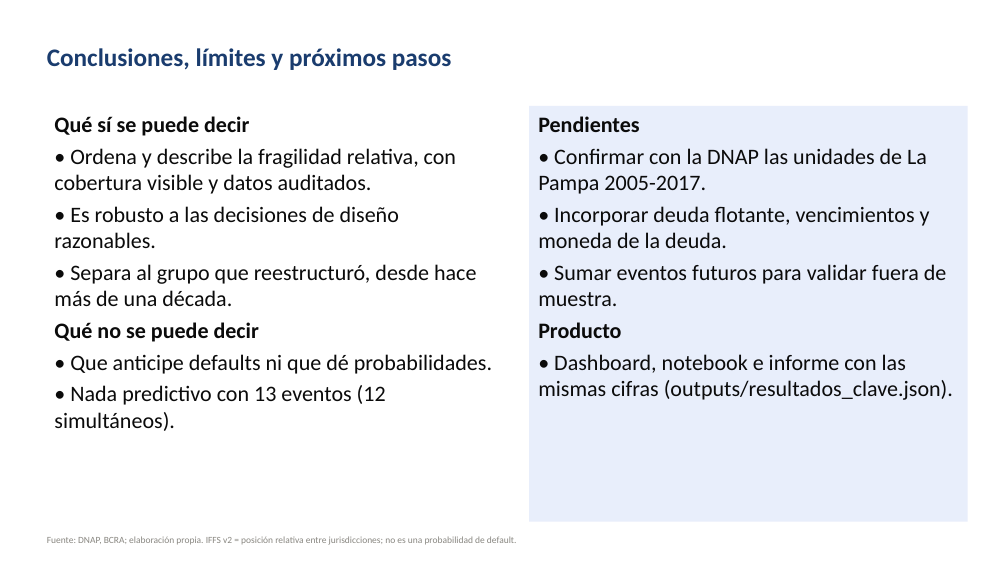
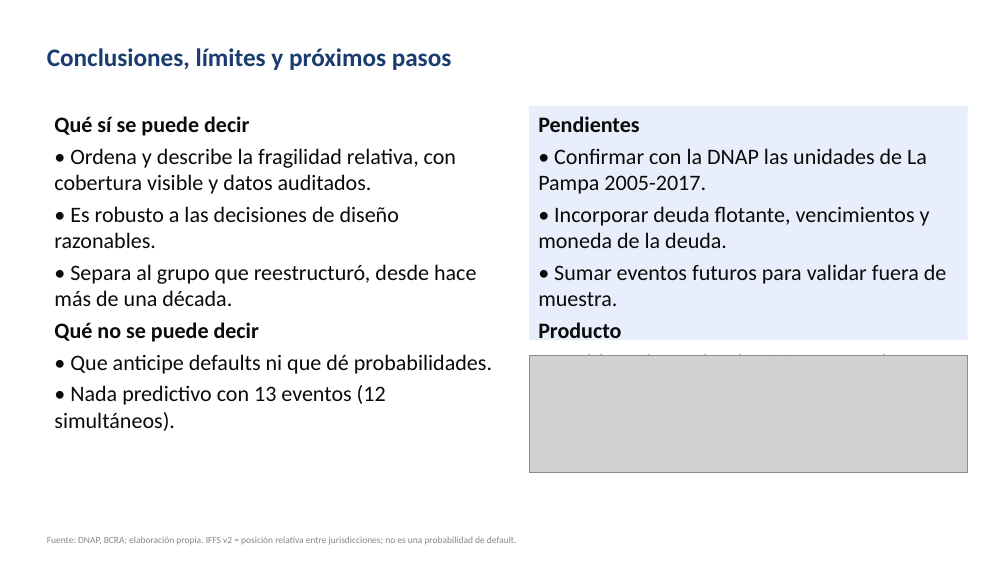
Before and after one commit to carolinamsfelipe/monitor_fragilidad_fiscal, a slide deck: slide 9 of presentacion/presentacion_fragilidad_fiscal.pptx. Drawn at 1008x567 pixels with LibreOffice and Linux fonts; fonts in the diff are those of the drawing; grey boxes stand for pictures. Boxes give left, top, right and bottom in pixels: in the first picture for what was removed or moved away, otherwise in the second. Text is boxed around its words. In the diff, an @@ line names an element or a change of style, - is before the commit and + after.

Commit message:
Incorporar captura Premio Aldo Ferrer y actualizar notas de orador en presentacion

```diff
--- a/presentacion/presentacion_fragilidad_fiscal.pptx
+++ b/presentacion/presentacion_fragilidad_fiscal.pptx
@@ rectangle "Pendientes": place and size @@
-rectangle "Pendientes" at box(529, 106, 968, 522)
+rectangle "Pendientes" at box(529, 106, 968, 340)
@@ picture added at box(529, 355, 968, 473) @@
```
